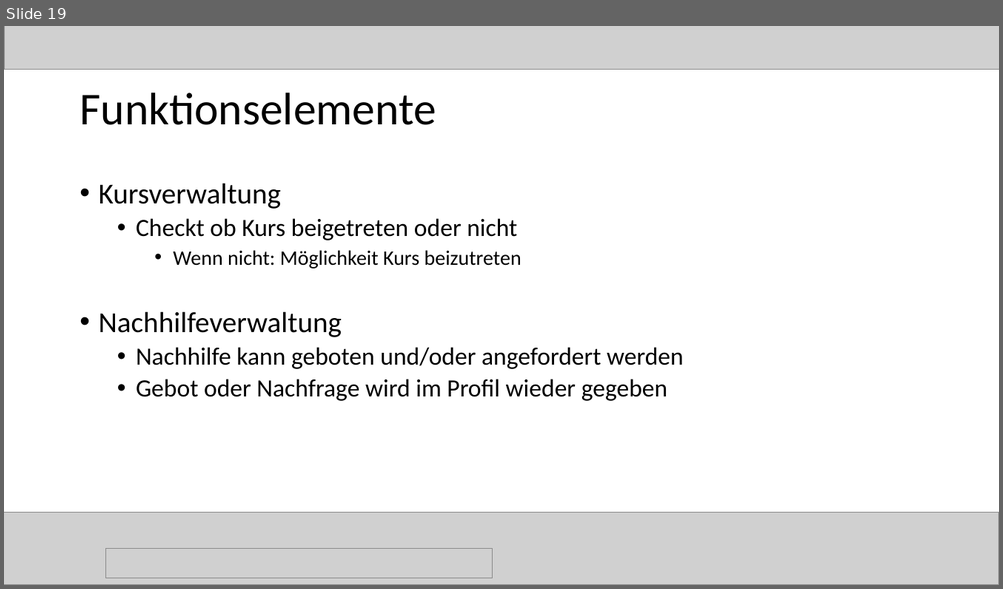
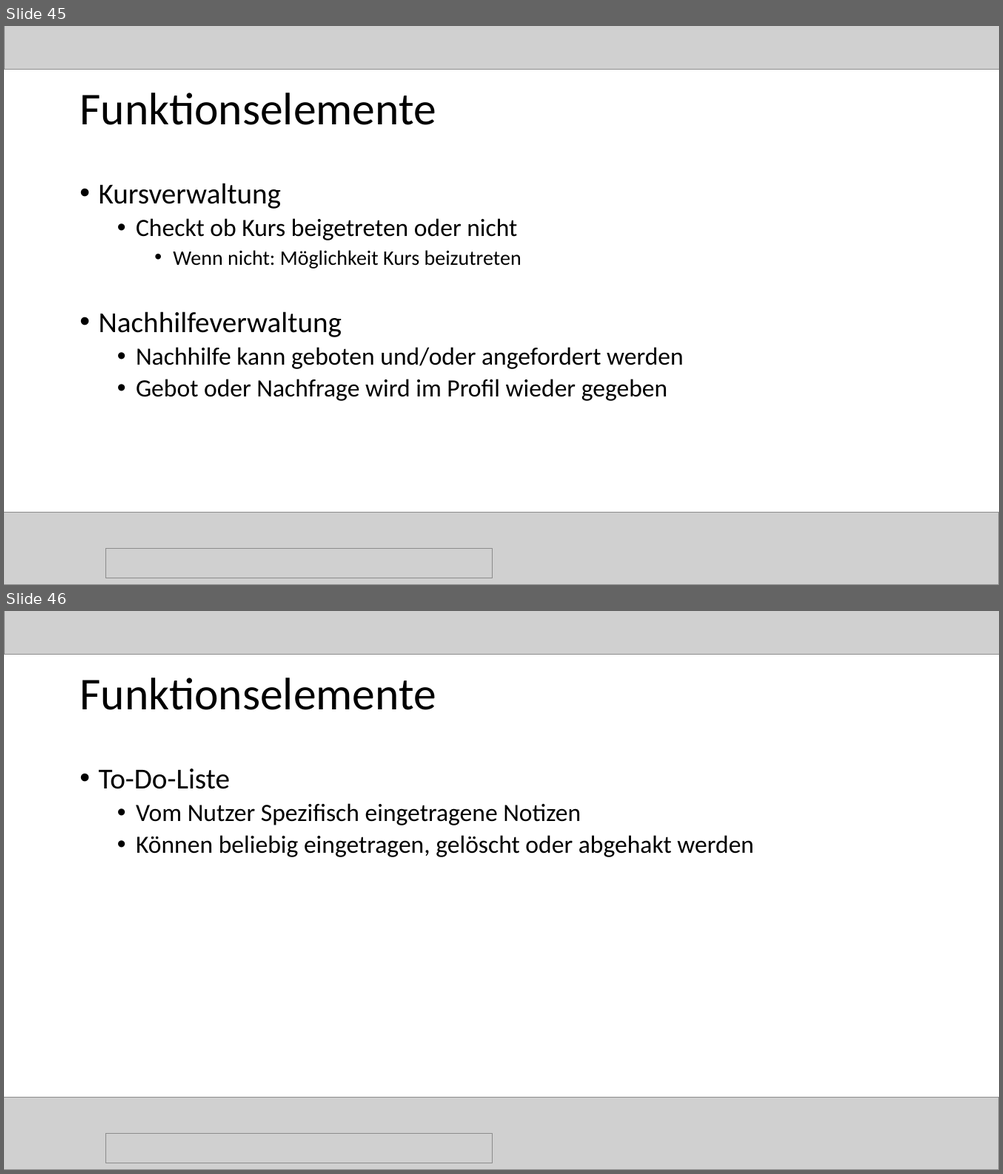
Before and after one commit to magharmi/StudentenFuerStudenten, a slide deck: websitePPneu.pptx. Shown one above the other, each under a label of ours: slide 19 before the commit, slides 45 and 46 after it. The pictures are 1003x589 and 1003x1174 pixels, drawn with LibreOffice and Linux fonts; fonts in the diff are those of the drawing; grey boxes stand for pictures. Boxes give left, top, right and bottom in pixels: in the first picture for what was removed or moved away, otherwise in the second. Text is boxed around its words. In the diff, an @@ line names an element or a change of style, - is before the commit and + after.

```diff
--- a/websitePPneu.pptx
+++ b/websitePPneu.pptx
@@ slide 46 added at box(4, 611, 999, 1170), background #FFFFFF @@
@@ picture added at box(4, 611, 999, 654) @@
@@ title added at box(79, 678, 435, 710), 44 pt, text #000000 @@
+Funktionselemente
@@ text added at box(99, 769, 754, 857), 24 pt, text #000000 @@
+• To-Do-Liste
+  • Vom Nutzer Spezifisch eingetragene Notizen
+  • Können beliebig eingetragen, gelöscht oder abgehakt werden
@@ picture added at box(4, 1097, 999, 1170) @@
@@ picture added at box(105, 1134, 492, 1163) @@
@@ what was slide 19 is now slide 45 @@
```
Also in this commit, not shown: 1 slide changed, 28 other slides added.
